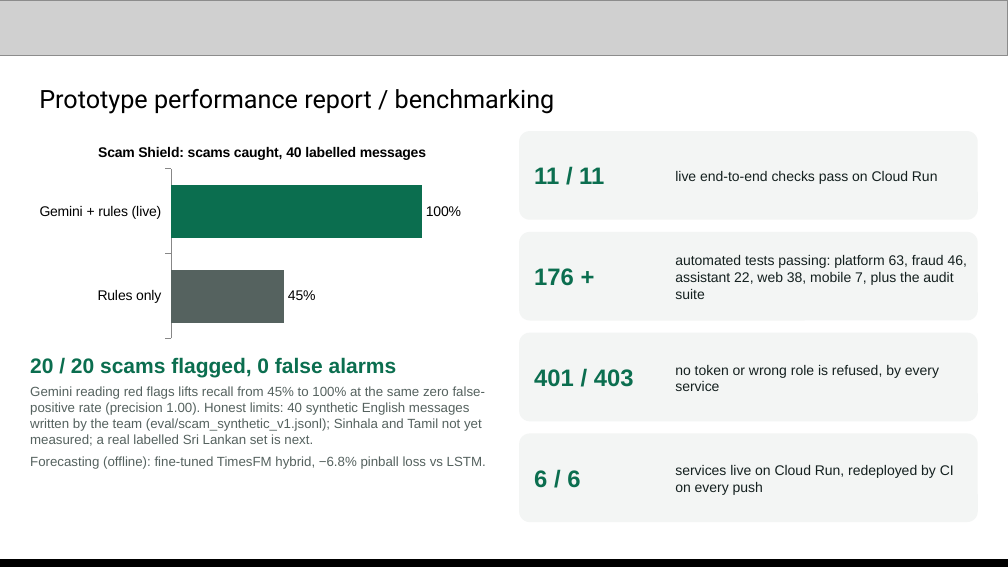
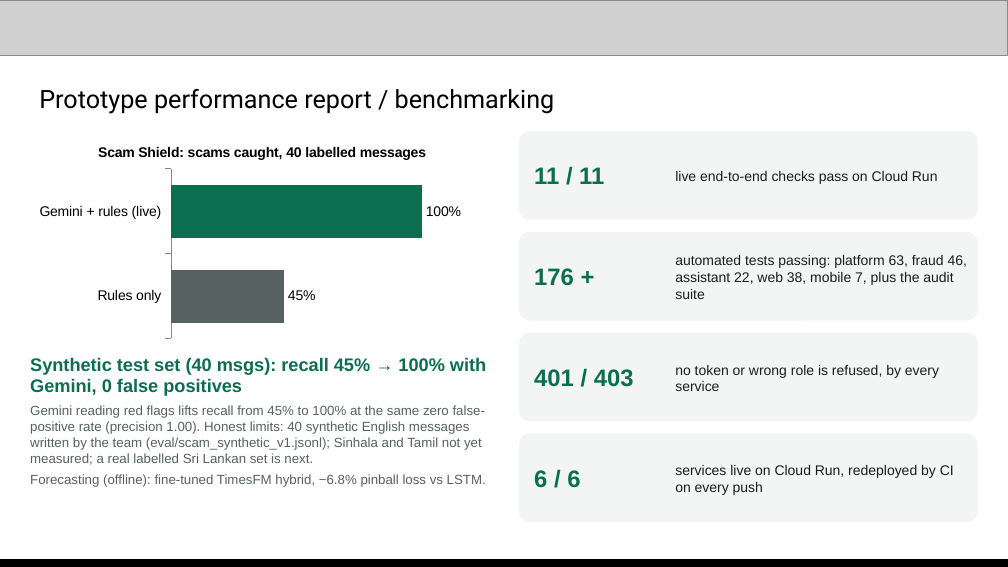
Before and after one commit to Adagard-Trios/AI-Buildathon-2026, a slide deck: slide 10 of docs/deck/FirstStep_AI_Builder_Cup_2026.pptx. Drawn at 1008x567 pixels with LibreOffice and Linux fonts; fonts in the diff are those of the drawing; grey boxes stand for pictures. Boxes give left, top, right and bottom in pixels: in the first picture for what was removed or moved away, otherwise in the second. Text is boxed around its words. In the diff, an @@ line names an element or a change of style, - is before the commit and + after.

```diff
--- a/docs/deck/FirstStep_AI_Builder_Cup_2026.pptx
+++ b/docs/deck/FirstStep_AI_Builder_Cup_2026.pptx
@@ text at <box>30,357,486,396</box>: text changed; size 15 to 13 pt @@
-20 / 20 scams flagged, 0 false alarms
+Synthetic test set (40 msgs): recall 45% → 100% with Gemini, 0 false positives
```
Also in this commit, not shown: 6 other slides changed, 4 other files.
